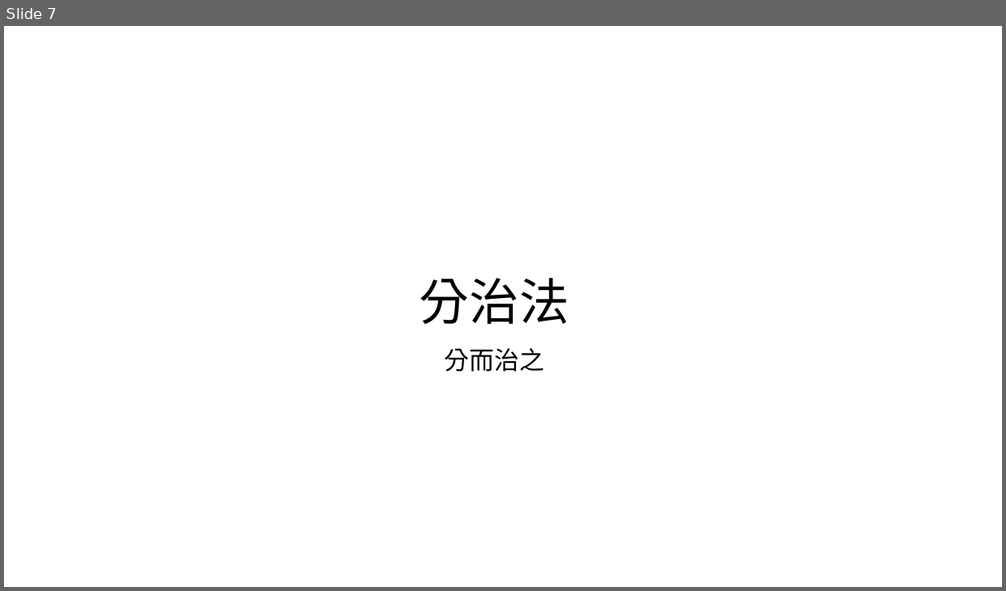
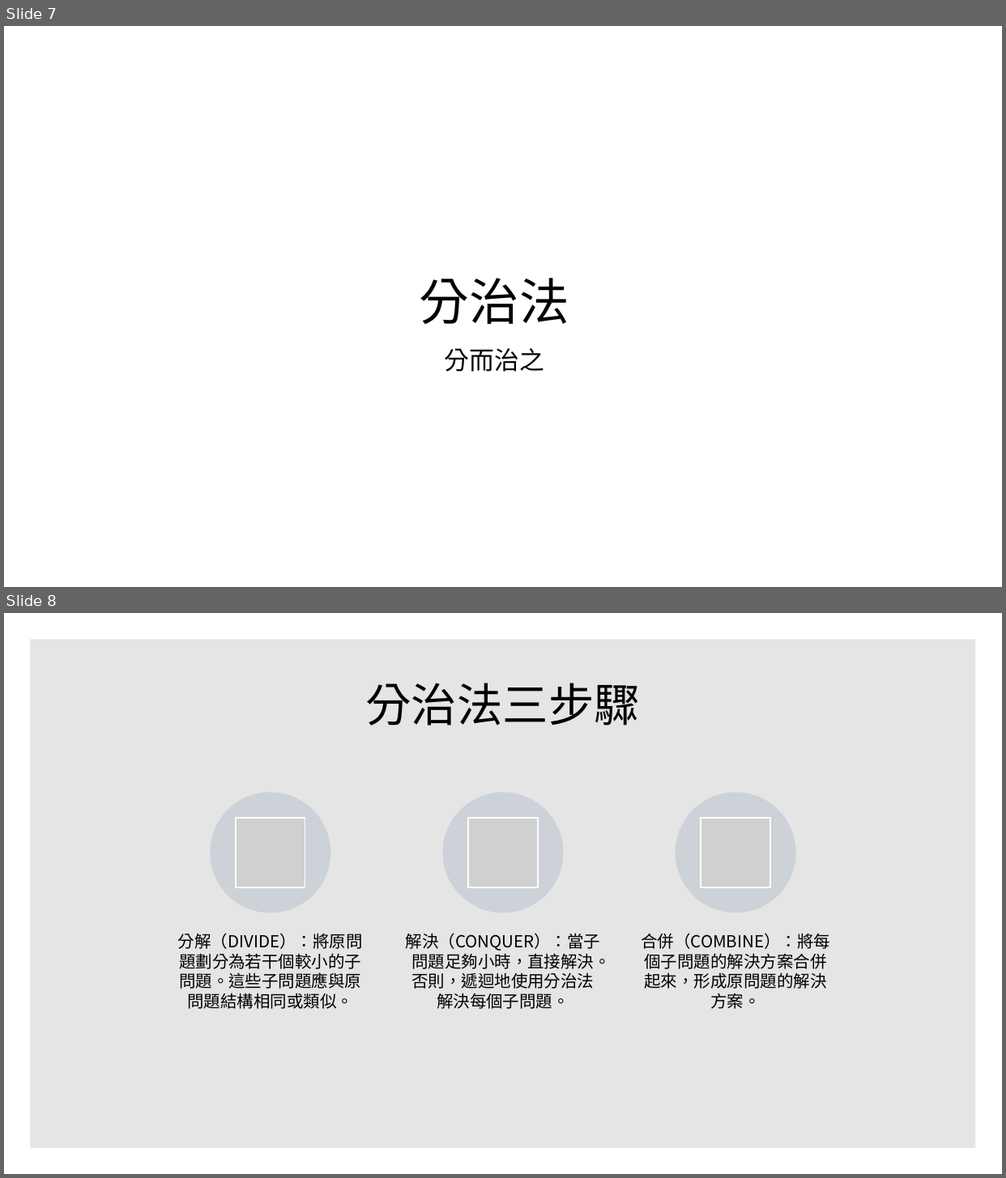
Before and after one commit to LyndonYeh/gitSkill, a slide deck: 心態的建立.pptx. Shown one above the other, each under a label of ours: slide 7 before the commit, slides 7 and 8 after it. The pictures are 1006x591 and 1006x1178 pixels, drawn with LibreOffice and Linux fonts; fonts in the diff are those of the drawing; grey boxes stand for pictures; background and template pictures are left out. Boxes give left, top, right and bottom in pixels: in the first picture for what was removed or moved away, otherwise in the second. Text is boxed around its words. In the diff, an @@ line names an element or a change of style, - is before the commit and + after.

```diff
--- a/心態的建立.pptx
+++ b/心態的建立.pptx
@@ slide 8 added at (4,613,1002,1174), background #FFFFFF @@
@@ rectangle added at (30,639,976,1148), fill #000000 at 10% opacity @@
@@ title added at (365,683,640,726), 44 pt, text #000000 @@
+分治法三步驟
@@ group added at (178,793,830,1009): 3 ellipses, 3 pictures, 3 texts @@
+分解（DIVIDE）：將原問題劃分為若干個較小的子問題。這些子問題應與原問題結構相同或類似。
+解決（CONQUER）：當子問題足夠小時，直接解決。否則，遞迴地使用分治法解決每個子問題。
+合併（COMBINE）：將每個子問題的解決方案合併起來，形成原問題的解決方案。
```
Also in this commit, not shown: 2 slides changed.
